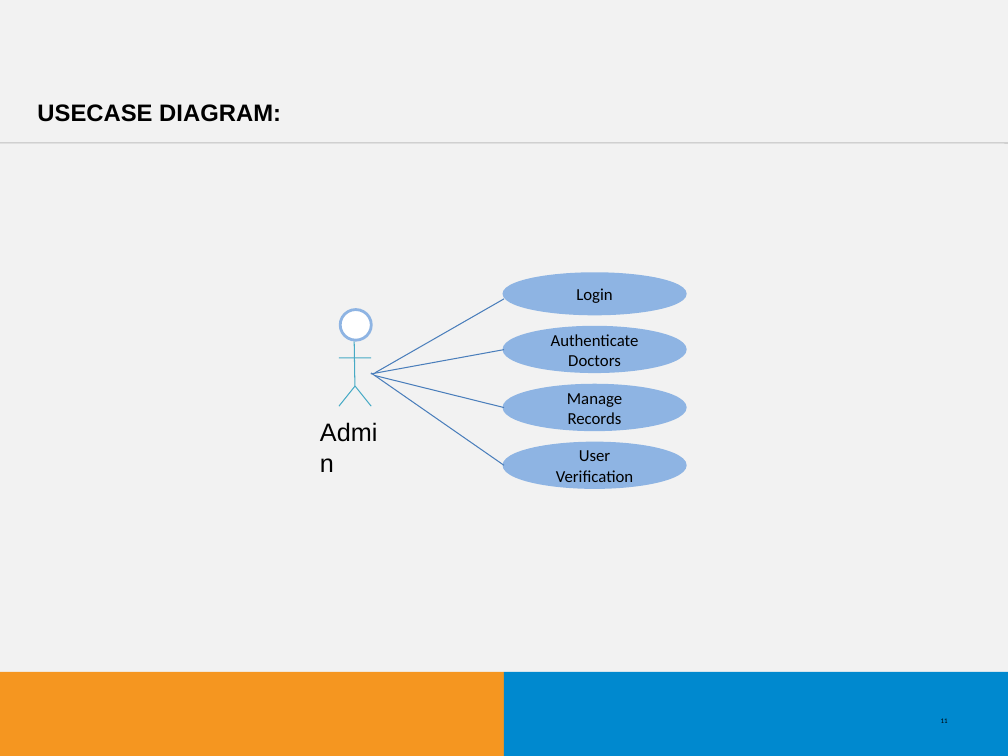
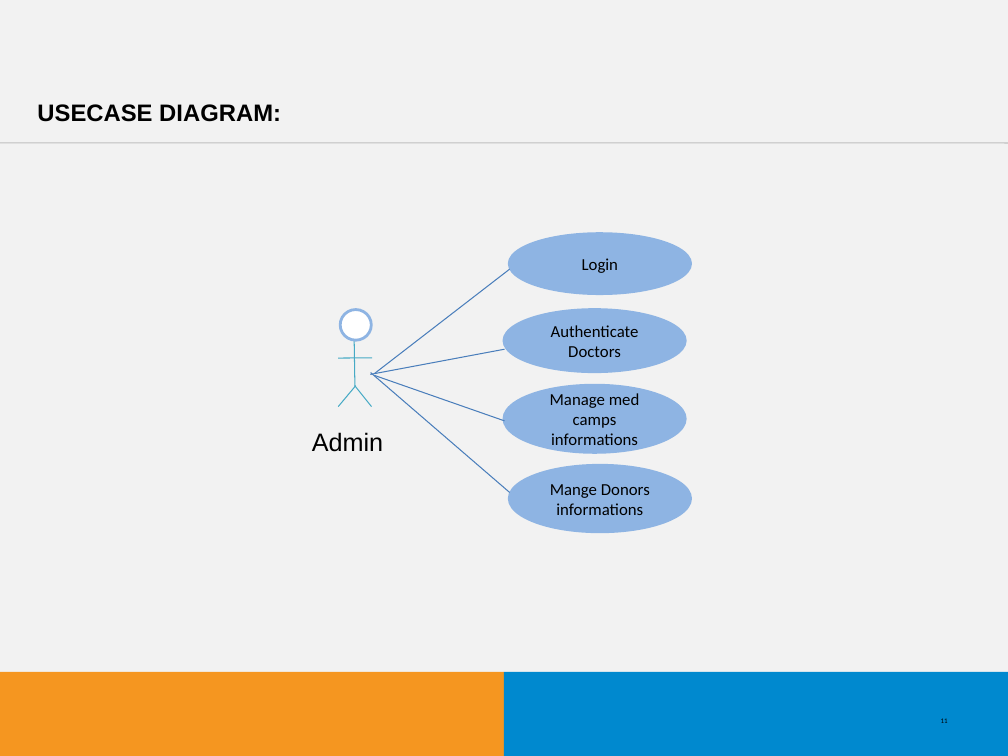
Before and after one commit to VishnuKandoth/clinicare, a slide deck: slide 11 of SYNOPISIS CLINICARE.ppt. Drawn at 1008x756 pixels with LibreOffice and Linux fonts; fonts in the diff are those of the drawing; background and template pictures are left out. Boxes give left, top, right and bottom in pixels: in the first picture for what was removed or moved away, otherwise in the second. Text is boxed around its words. In the diff, an @@ line names an element or a change of style, - is before the commit and + after.

```diff
--- a/SYNOPISIS CLINICARE.ppt
+++ b/SYNOPISIS CLINICARE.ppt
@@ ellipse "Login": place and size @@
-ellipse "Login" at (504, 274, 685, 314)
+ellipse "Login" at (509, 234, 690, 294)
@@ line moved from (375, 373) - (504, 298) to (375, 373) - (509, 269) @@
@@ ellipse "Authenticate Doctors": place and size @@
-ellipse "Authenticate Doctors" at (504, 328, 685, 372)
+ellipse "Authenticate Doctors" at (504, 309, 685, 372)
@@ line moved from (371, 373) - (504, 466) to (371, 373) - (509, 492) @@
@@ line moved from (375, 376) - (504, 407) to (375, 376) - (504, 420) @@
@@ ellipse "Manage med camps informations": place and size @@
-ellipse "Manage med camps informations" at (504, 385, 685, 429)
+ellipse "Manage med camps informations" at (504, 385, 685, 453)
@@ text in ellipse at (550, 393, 640, 445): text changed @@
-Manage Records
+Manage med camps informations
@@ text "Admin" rewrapped from (310, 411, 397, 482) to (312, 432, 383, 452) @@
@@ ellipse removed at (504, 444, 685, 488) @@
-User Verification
@@ ellipse added at (509, 466, 690, 532), fill #8EB4E3, outline #8EB4E3 2.01 pt, 12 pt, text #000000 @@
+Mange Donors informations
```
Also in this commit, not shown: 10 other slides changed, 3 other files.
